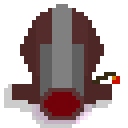
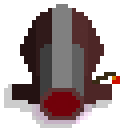
Layers edited between the first and the second 128 × 128 image:
painted on "Layer 1" over <box>12,8,84,104</box>
